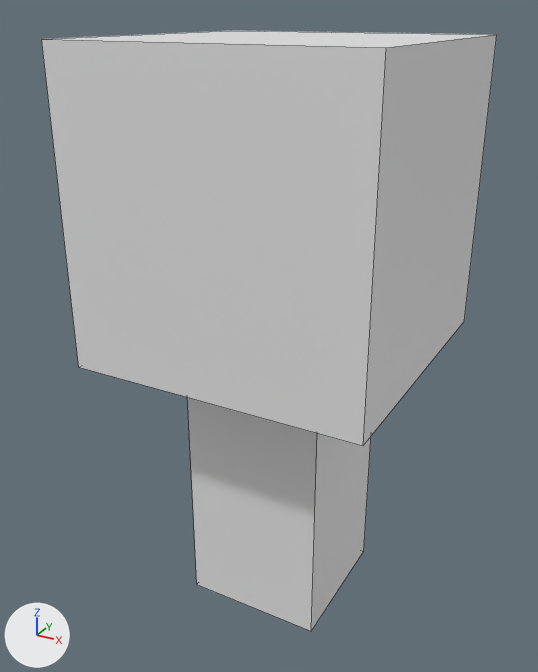
Renders of the Blender file src/world/entity/catalog/player/graphics/player.blend from each side of a commit.
Camera for both pictures: a 50 mm lens placed at (0.554, -1.065, 1.038), pointed at (-0.021, -0.02, 0.516). Arrows for +X, +Y and +Z are at lower left; the lights stay in place. Mesh edges are drawn as thin lines.
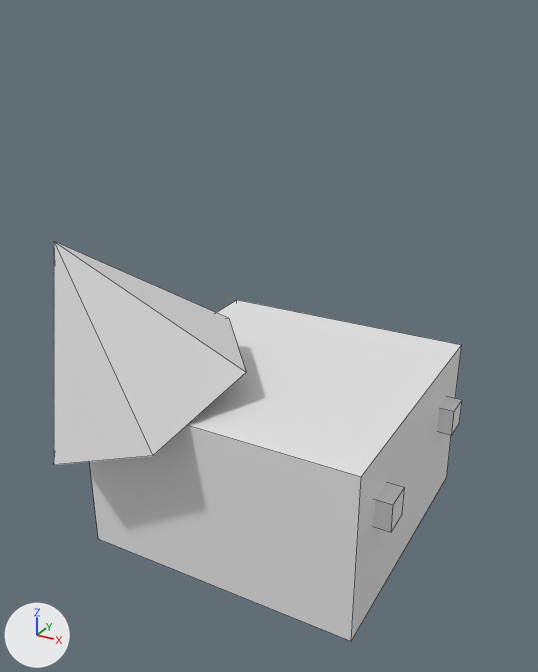
Commit message: [player] Make player model look more like a character

Edits to the bpy script that builds the scene:
```text
Add me_cone_002:
    me_cone_002.from_pydata([(0.0, 0.5, -0.5), (0.0, 0.0, 0.5), (0.433, 0.25, -0.5), (0.433, -0.25, -0.5), (0.0, -0.5, -0.5), (-0.433, -0.25, -0.5), (-0.433, 0.25, -0.5)], [], [(0, 1, 2), (2, 1, 3), (3, 1, 4), (4, 1, 5), (5, 1, 6), (6, 1, 0)])
Change ob_cube_001:
    ob_cube_001.location: (0.0, 0.0, 0.75) -> (0.0, 0.0, 0.301)
    ob_cube_001.scale: (0.5, 0.5, 0.5) -> (0.5, 0.5, 0.3)
Change ob_cube:
    add ob_cube.parent = ob_cube_001
    add ob_cube.matrix_parent_inverse = Matrix(((2.0, 0.0, 0.0, 0.0), (0.0, 2.0, 0.0, 0.0), (0.0, 0.0, 3.333, -1.002), (0.0, 0.0, 0.0, 1.0)))
    ob_cube.location: (0.0, 0.0, 0.25) -> (0.253, 0.159, 0.346)
    ob_cube.scale: (0.25, 0.25, 0.5) -> (0.05, 0.05, 0.05)
Add ob_right_eye:
    ob_right_eye = bpy.data.objects.new('Right Eye', me_cube)
    ob_right_eye.parent = ob_cube_001
    ob_right_eye.matrix_parent_inverse = Matrix(((2.0, 0.0, 0.0, 0.0), (0.0, 2.0, 0.0, 0.0), (0.0, 0.0, 3.333, -1.002), (0.0, 0.0, 0.0, 1.0)))
    ob_right_eye.location = (0.253, -0.159, 0.346)
    ob_right_eye.scale = (0.05, 0.05, 0.05)
Add ob_hat:
    ob_hat = bpy.data.objects.new('Hat', me_cone_002)
    ob_hat.parent = ob_cube_001
    ob_hat.matrix_parent_inverse = Matrix(((2.0, 0.0, 0.0, 0.0), (0.0, 2.0, 0.0, 0.0), (0.0, 0.0, 3.333, -1.002), (0.0, 0.0, 0.0, 1.0)))
    ob_hat.location = (-0.225, -0.208, 0.576)
    ob_hat.rotation_euler = (0.405, -0.146, -0.4)  # degrees (23, -8.4, -23)
    ob_hat.scale = (0.4, 0.4, 0.3)
```

Pixel boxes [x1, y1, x2, y2] of what changed, in the pictures (538 x 672 px):
'Cube.001', moved, rescaled (18% narrower, 18% shorter): before [42, 31, 497, 446]; after [90, 300, 462, 641]
'Cube', moved, rescaled: before [188, 398, 371, 631]; after [437, 396, 462, 435]
'Hat', added: after [54, 241, 246, 465]
'Right Eye', added: after [374, 482, 405, 532]
